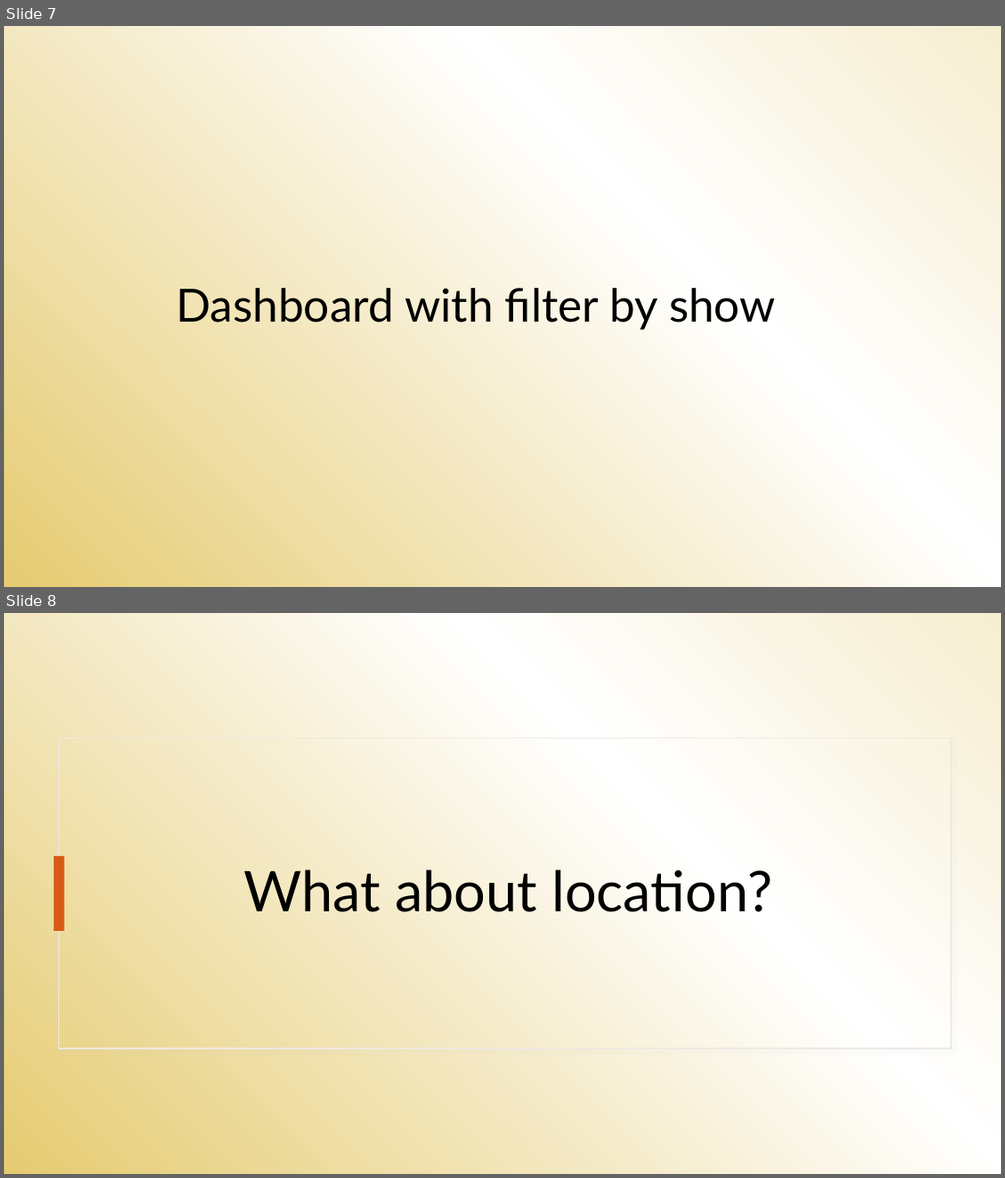
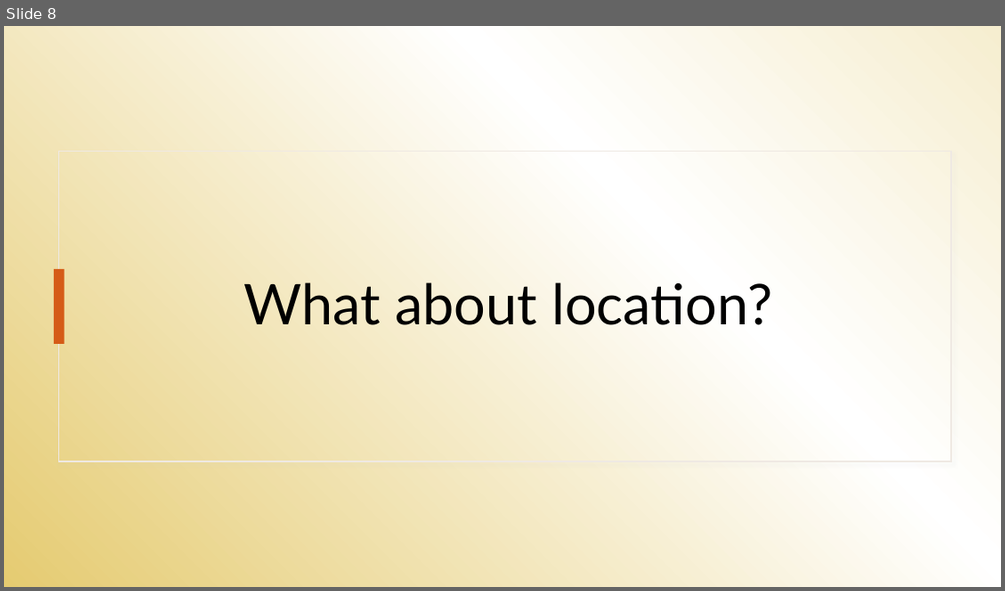
Before and after one commit to abihelvey/Broadway-Success, a slide deck: presentation/Abi_NSS_DA6_Capstone.pptx. Shown one above the other, each under a label of ours: slides 7 and 8 before the commit, slide 8 after it. The pictures are 1005x1178 and 1005x591 pixels, drawn with LibreOffice and Linux fonts; fonts in the diff are those of the drawing; background and template pictures are left out. Boxes give left, top, right and bottom in pixels: in the first picture for what was removed or moved away, otherwise in the second. Text is boxed around its words. In the diff, an @@ line names an element or a change of style, - is before the commit and + after.

```diff
--- a/presentation/Abi_NSS_DA6_Capstone.pptx
+++ b/presentation/Abi_NSS_DA6_Capstone.pptx
@@ slide 7 removed at box(4, 26, 1001, 587), background picture (left out) @@
@@ title removed at box(176, 288, 776, 329) @@
-Dashboard with filter by show
```
Also in this commit, not shown: 1 slide changed, 1 slide added.
